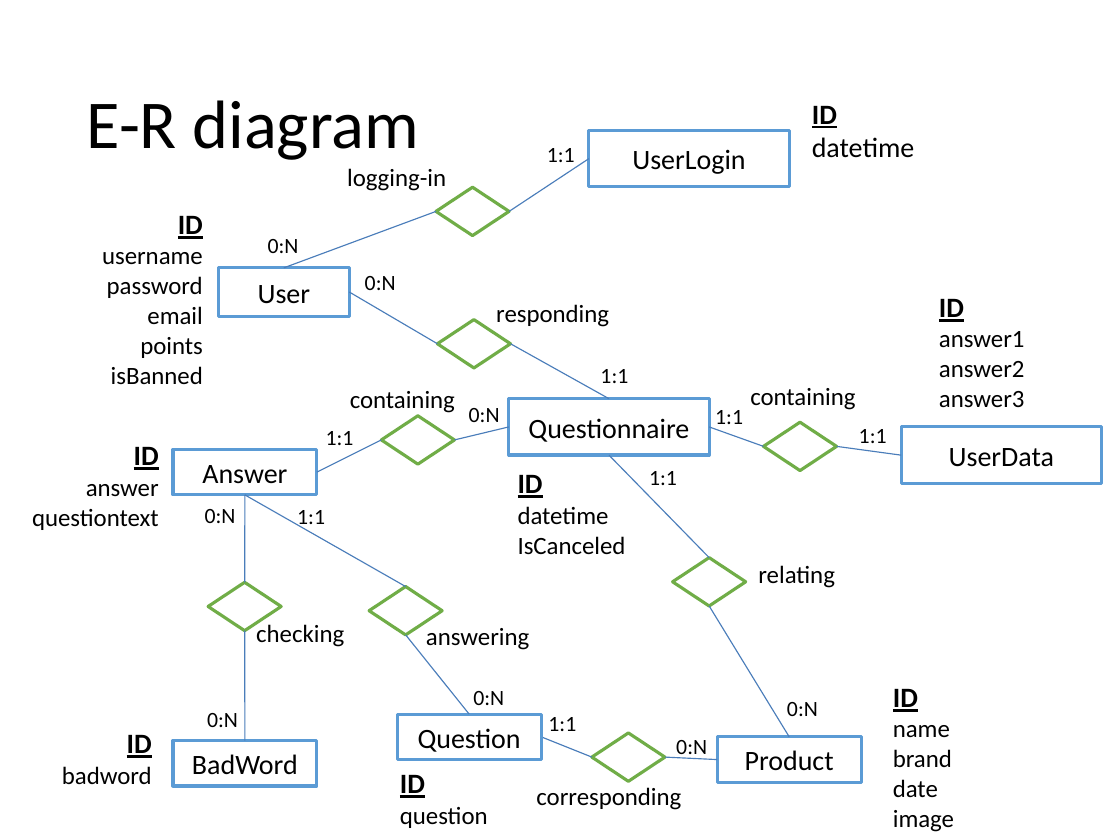
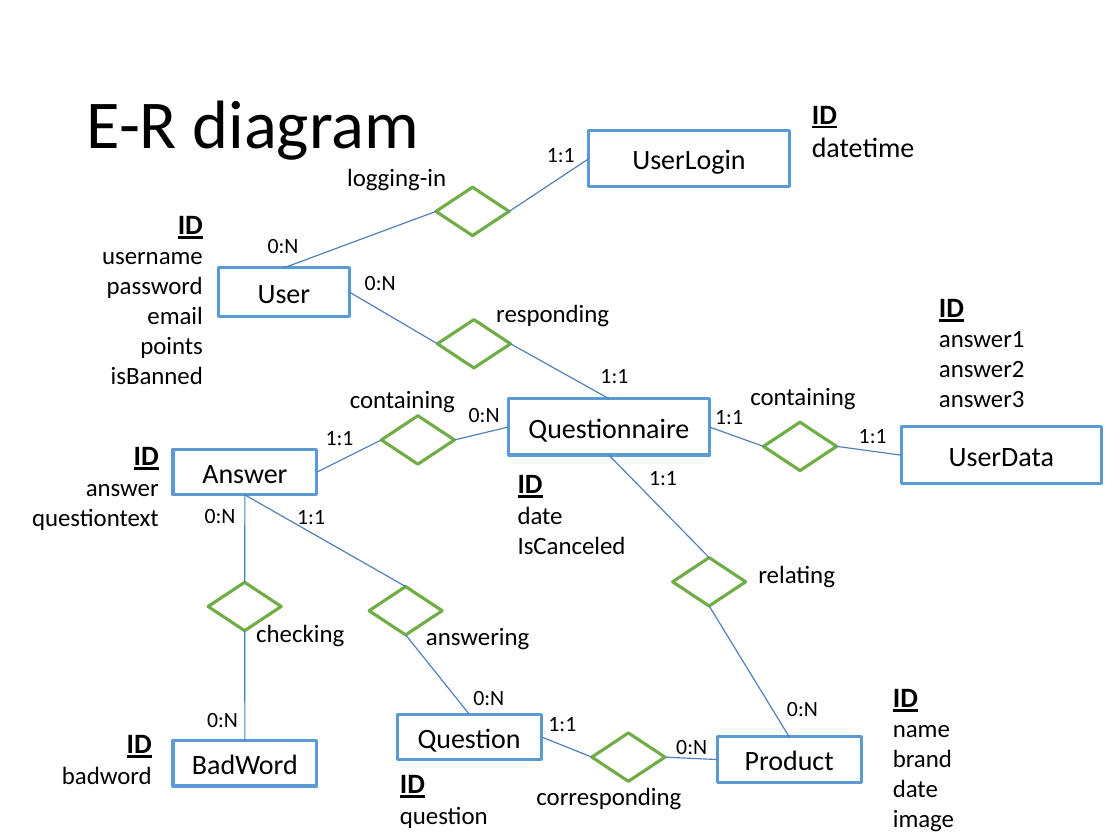
Before and after one commit to dacumming/MarketingGamification, a slide deck: slide 1 of MarketingProject.pptx. Drawn at 1120x840 pixels with LibreOffice and Linux fonts; fonts in the diff are those of the drawing. Boxes give left, top, right and bottom in pixels: in the first picture for what was removed or moved away, otherwise in the second. Text is boxed around its words. In the diff, an @@ line names an element or a change of style, - is before the commit and + after.

```diff
--- a/MarketingProject.pptx
+++ b/MarketingProject.pptx
@@ text at (518,506,563,524): text changed @@
-datetime
+date
```
Also in this commit, not shown: 24 other files.
